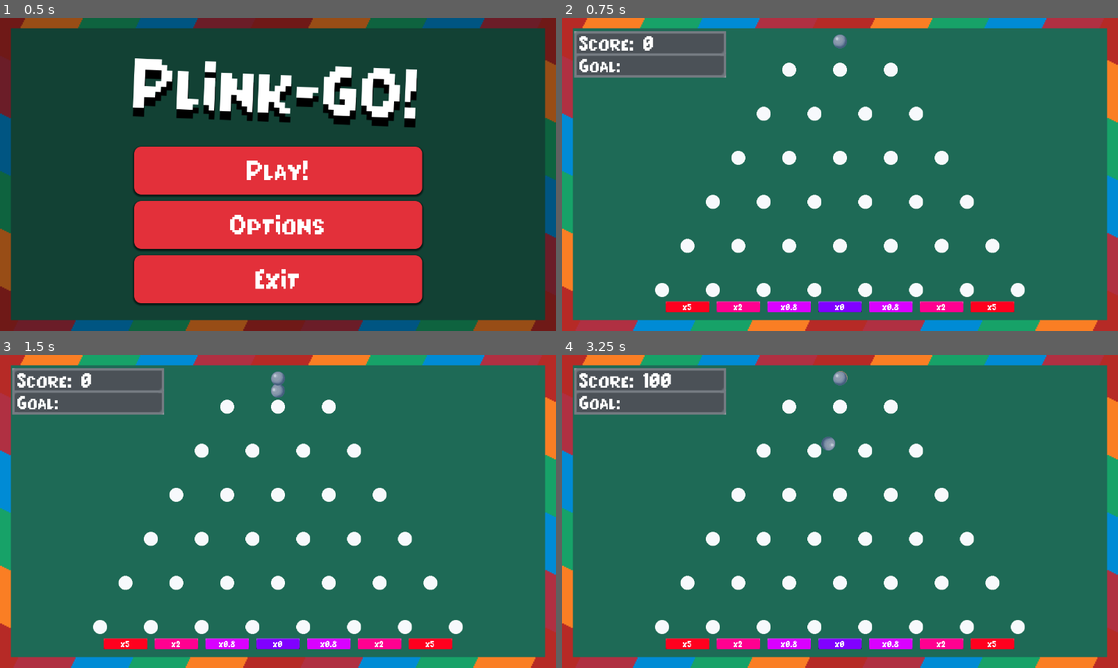
Above: before the commit, frames 1-4 (two rows, left to right).
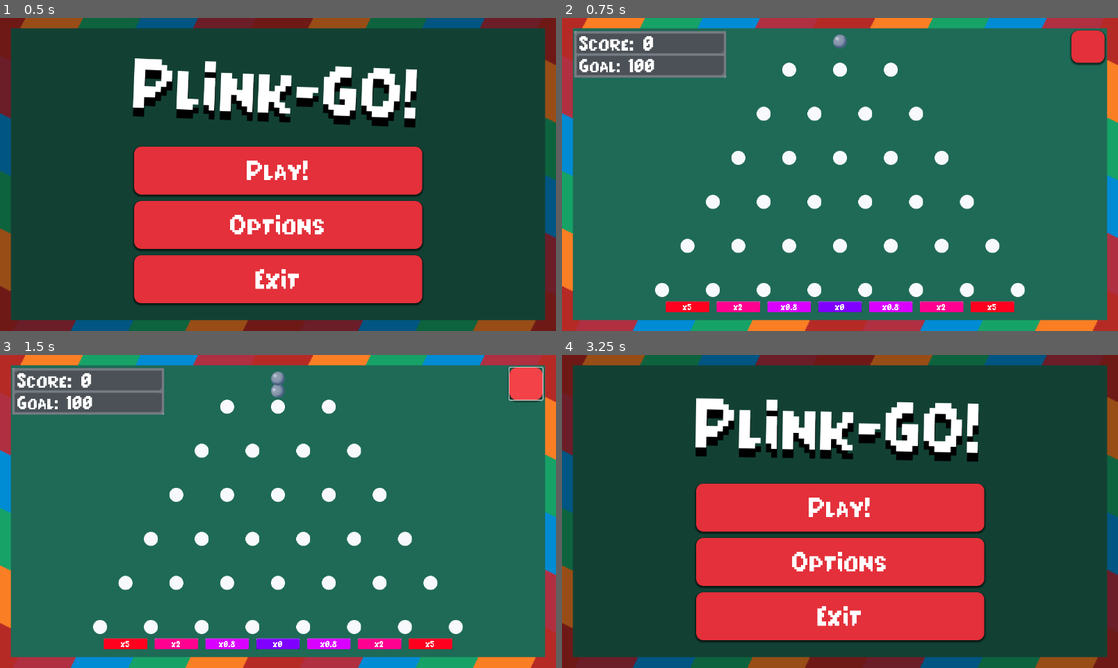
Above: after the commit, the same moments.

Repository: FiCeHo/Plink-go
Game: Godot game, scene res://main_menu.tscn
Same seed, same stepped clock (60 frames per second), same inputs: the game is played once before the commit and once after it.
Inputs (mouse positions are in pixels of both pictures, inside the frame that each line leads up to):
- Up to frame 1 (0.5 s): no input
- Up to frame 2 (0.75 s): click "Play!" at 0.5 s
- Up to frame 3 (1.5 s): click (528, 383) at 1.27 s
- Up to frame 4 (3.25 s): click (1090, 383) at 2.02 s; click (1090, 383) at 2.77 s

Frame 1 is identical in both runs. In frame 2, 0.8% of the frame differs, in the area x 11-98%, y 4-18%; in frame 3, 0.9%; in frame 4, 100%, in the area x 0-100%, y 0-100%.
Error before the commit: Trying to assign an array of type "Array" to a variable of type "Array[PackedScene]". (res://player_variables.gd:7)

Commit message:
something somethign

Diff:
--- a/plink-go!/game.gd
+++ b/plink-go!/game.gd
@@ -1,13 +1,14 @@
 extends Node
 
-@export var ball_array : Array[PackedScene]
-var perk_array = []
+var ball_array = PlayerVariables.ball_array
+var perk_array = PlayerVariables.perk_array
 
 var player_scene
 var ball_index = 1
 var previous_player
 
 func _on_touch_screen_button_2_pressed():
+	print("nig")
 	if previous_player != null:
 		previous_player.get_node("RigidBody2D").gravity_scale = previous_player.gravity
 		while previous_player.get_node("RigidBody2D").angular_velocity == 0:
@@ -26,6 +27,12 @@
 			player_scene = ball_array[ball_index]
 		previous_player = player
 
+func _process(_delta):
+	if PlayerVariables.current_score >= Global.goals[PlayerVariables.current_round - 1]:
+		PlayerVariables.current_score = 0
+		PlayerVariables.current_round += 1
+		get_tree().change_scene_to_file("res://main_menu.tscn")
+
 func load_perks():
 	if perk_array.has("2xPoints"):
 		Global.value_mult = Global.value_mult * 2
@@ -37,6 +44,7 @@
 func _ready():
 	Global.initial_position = $Game/Container/Marker2D.global_position
 	load_perks()
+	$UI.load_goal(Global.goals[PlayerVariables.current_round - 1])
 	player_scene = ball_array[0]
 	previous_player = player_scene.instantiate()
 	previous_player.global_position = Global.initial_position
--- a/plink-go!/game.tscn
+++ b/plink-go!/game.tscn
@@ -1,10 +1,8 @@
-[gd_scene load_steps=13 format=3 uid="uid://ddyy5w7ux36uw"]
+[gd_scene load_steps=14 format=3 uid="uid://ddyy5w7ux36uw"]
 
 [ext_resource type="PackedScene" uid="uid://ki6r087tju3x" path="res://pin.tscn" id="1_e2o6t"]
 [ext_resource type="Script" uid="uid://cmlphfg306x4b" path="res://game.gd" id="1_feb5d"]
-[ext_resource type="PackedScene" uid="uid://cpkx3tyqn2kuw" path="res://player.tscn" id="2_feb5d"]
 [ext_resource type="PackedScene" uid="uid://cbf1bg60e4jj2" path="res://ui.tscn" id="3_7jktm"]
-[ext_resource type="PackedScene" uid="uid://b8ub6d2h0c25i" path="res://nigga_player.tscn" id="3_ryrav"]
 [ext_resource type="Texture2D" uid="uid://c2ep4ulm4ss2v" path="res://assets/game/bckgr.png" id="7_eow3j"]
 [ext_resource type="PackedScene" uid="uid://du38yl3g4ve6m" path="res://multiplier_0x.tscn" id="7_j5wjh"]
 [ext_resource type="PackedScene" uid="uid://cueqy8h8k7hne" path="res://multiplier_0_8x.tscn" id="8_hve3p"]
@@ -17,6 +15,33 @@
 [sub_resource type="RectangleShape2D" id="RectangleShape2D_e2o6t"]
 size = Vector2(1280, 720)
 
+[sub_resource type="StyleBoxFlat" id="StyleBoxFlat_j5wjh"]
+bg_color = Color(0.953209, 0.263424, 0.282441, 1)
+corner_radius_top_left = 16
+corner_radius_top_right = 16
+corner_radius_bottom_right = 16
+corner_radius_bottom_left = 16
+shadow_size = 5
+shadow_offset = Vector2(0, 2.46)
+
+[sub_resource type="StyleBoxFlat" id="StyleBoxFlat_vef74"]
+bg_color = Color(0.65098, 0.105882, 0.145098, 1)
+corner_radius_top_left = 16
+corner_radius_top_right = 16
+corner_radius_bottom_right = 16
+corner_radius_bottom_left = 16
+shadow_size = 5
+shadow_offset = Vector2(0, 2.46)
+
+[sub_resource type="StyleBoxFlat" id="StyleBoxFlat_hve3p"]
+bg_color = Color(0.890196, 0.188235, 0.227451, 1)
+corner_radius_top_left = 16
+corner_radius_top_right = 16
+corner_radius_bottom_right = 16
+corner_radius_bottom_left = 16
+shadow_size = 5
+shadow_offset = Vector2(0, 2.46)
+
 [node name="Game" type="Control"]
 layout_direction = 2
 layout_mode = 3
@@ -26,7 +51,6 @@
 grow_horizontal = 2
 grow_vertical = 2
 script = ExtResource("1_feb5d")
-ball_array = Array[PackedScene]([ExtResource("2_feb5d"), ExtResource("2_feb5d"), ExtResource("3_ryrav"), ExtResource("2_feb5d"), ExtResource("3_ryrav")])
 
 [node name="Panel" type="Panel" parent="."]
 layout_mode = 1
@@ -37,7 +61,15 @@
 grow_vertical = 2
 theme_override_styles/panel = SubResource("StyleBoxTexture_j5wjh")
 
-[node name="TouchScreenButton" type="TouchScreenButton" parent="."]
+[node name="Control" type="Control" parent="."]
+layout_mode = 1
+anchors_preset = 15
+anchor_right = 1.0
+anchor_bottom = 1.0
+grow_horizontal = 2
+grow_vertical = 2
+
+[node name="TouchScreenButton" type="TouchScreenButton" parent="Control"]
 position = Vector2(640, 360)
 shape = SubResource("RectangleShape2D_e2o6t")
 
@@ -182,5 +214,15 @@
 [node name="Multiplier 5x2" parent="Game/Container" instance=ExtResource("10_iotsf")]
 position = Vector2(862, 563)
 
+[node name="Button" type="Button" parent="."]
+layout_mode = 0
+offset_left = 1173.0
+offset_top = 29.0
+offset_right = 1249.0
+offset_bottom = 103.0
+theme_override_styles/hover = SubResource("StyleBoxFlat_j5wjh")
+theme_override_styles/pressed = SubResource("StyleBoxFlat_vef74")
+theme_override_styles/normal = SubResource("StyleBoxFlat_hve3p")
+
 [connection signal="ready" from="." to="." method="_on_ready"]
-[connection signal="released" from="TouchScreenButton" to="." method="_on_touch_screen_button_2_pressed"]
+[connection signal="released" from="Control/TouchScreenButton" to="." method="_on_touch_screen_button_2_pressed"]
--- a/plink-go!/global.gd
+++ b/plink-go!/global.gd
@@ -6,6 +6,8 @@
 var limit_sum = 0
 var value_mult = 1
 
-var initial_ball_array = [load("res://player.gd"), load("res://player.gd"), load("res://player.gd"),
-load("res://player.gd"), load("res://player.gd")]
+var initial_ball_array = [load("res://player.tscn"), load("res://player.tscn"), load("res://player.tscn"),
+load("res://player.tscn"), load("res://player.tscn")]
 var initial_perk_array = []
+
+var goals = [100, 500, 1000]
--- /dev/null
+++ b/plink-go!/perks/items/bg.tres
@@ -0,0 +1,11 @@
+[gd_resource type="Resource" script_class="PerkData" load_steps=2 format=3 uid="uid://1564a8606bpe"]
+
+[ext_resource type="Script" uid="uid://7uoio7x1ilb0" path="res://perks/perk_data.gd" id="1_h2wtb"]
+
+[resource]
+script = ExtResource("1_h2wtb")
+id = ""
+name = ""
+description = ""
+price = 0
+rarity = "common"
--- a/plink-go!/player_variables.gd
+++ b/plink-go!/player_variables.gd
@@ -1,7 +1,9 @@
 extends Node
 
-var ball_array : Array[PackedScene]
+var ball_array
 var perk_array = []
+var current_score = 0
+var current_round = 1
 
 func _init():
 	ball_array = Global.initial_ball_array
--- a/plink-go!/ui.gd
+++ b/plink-go!/ui.gd
@@ -3,8 +3,22 @@
 var score = 0
 const MAX_DIGITS = 10
 
+func load_goal(goal):
+	var str_goal = str(goal)
+	if goal > 999999:
+		# how many places to move the zero.
+		var _exp = str(goal).split(".")[0].length() - 1
+
+		# divide with same magnitude
+		var _dec = goal / pow(10,_exp)
+
+		# print only what we want, add exp
+		str_goal = "{dec}e{exp}".format({"dec":("%1.2f" % _dec), "exp":str(_exp) })
+	$Goal.text = "Goal: " + str_goal
+
 func score_up(value):
 	score += roundf(value)
+	PlayerVariables.current_score = score
 	var str_score = str(score)
 	if score > 999999:
 		# how many places to move the zero.
--- a/plink-go!/ui.tscn
+++ b/plink-go!/ui.tscn
@@ -59,7 +59,7 @@
 vertical_alignment = 1
 metadata/_edit_use_anchors_ = true
 
-[node name="Score to beat" type="Label" parent="."]
+[node name="Goal" type="Label" parent="."]
 offset_left = 40.0
 offset_top = 83.0
 offset_right = 153.0
Binary file added: plink-go!/assets/balls/D20Ball.png
Not shown, added: plink-go!/assets/balls/D20Ball.png.import
Not shown: 1 places in plink-go!/main_menu.tscn that only renumber resources
